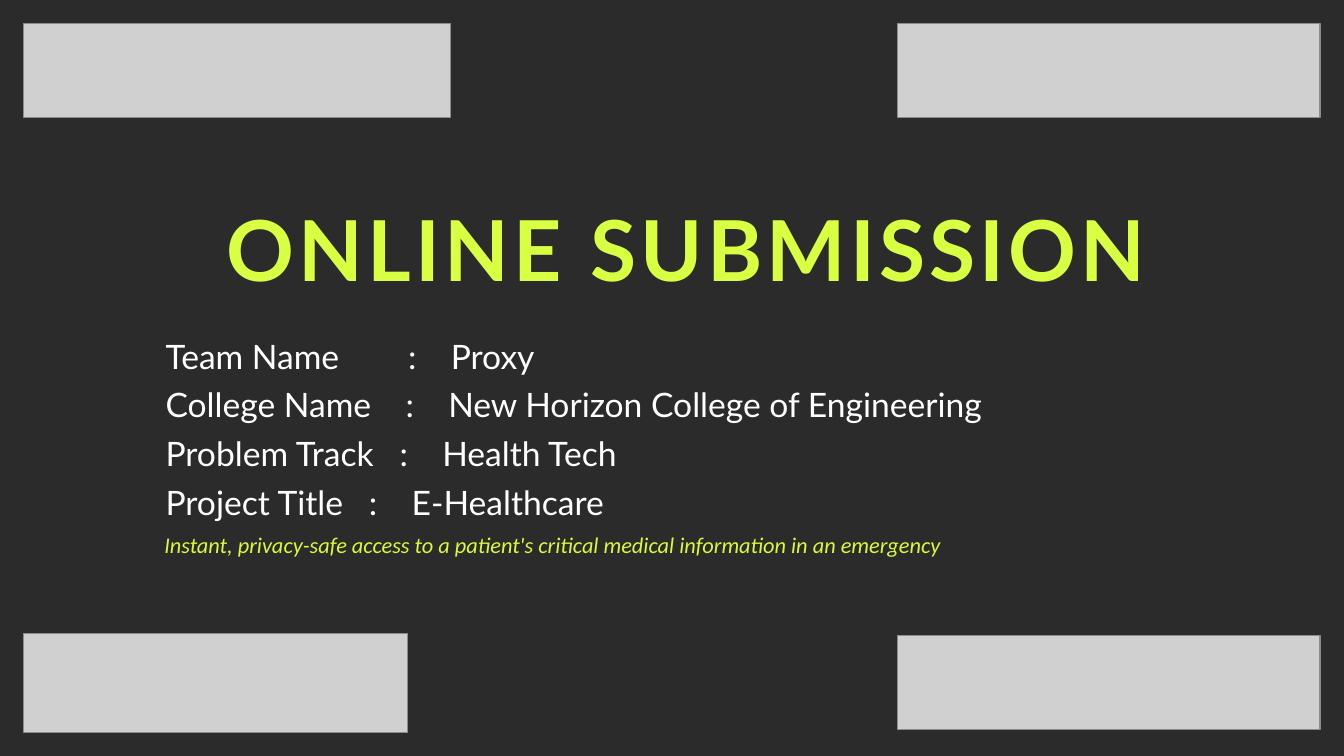
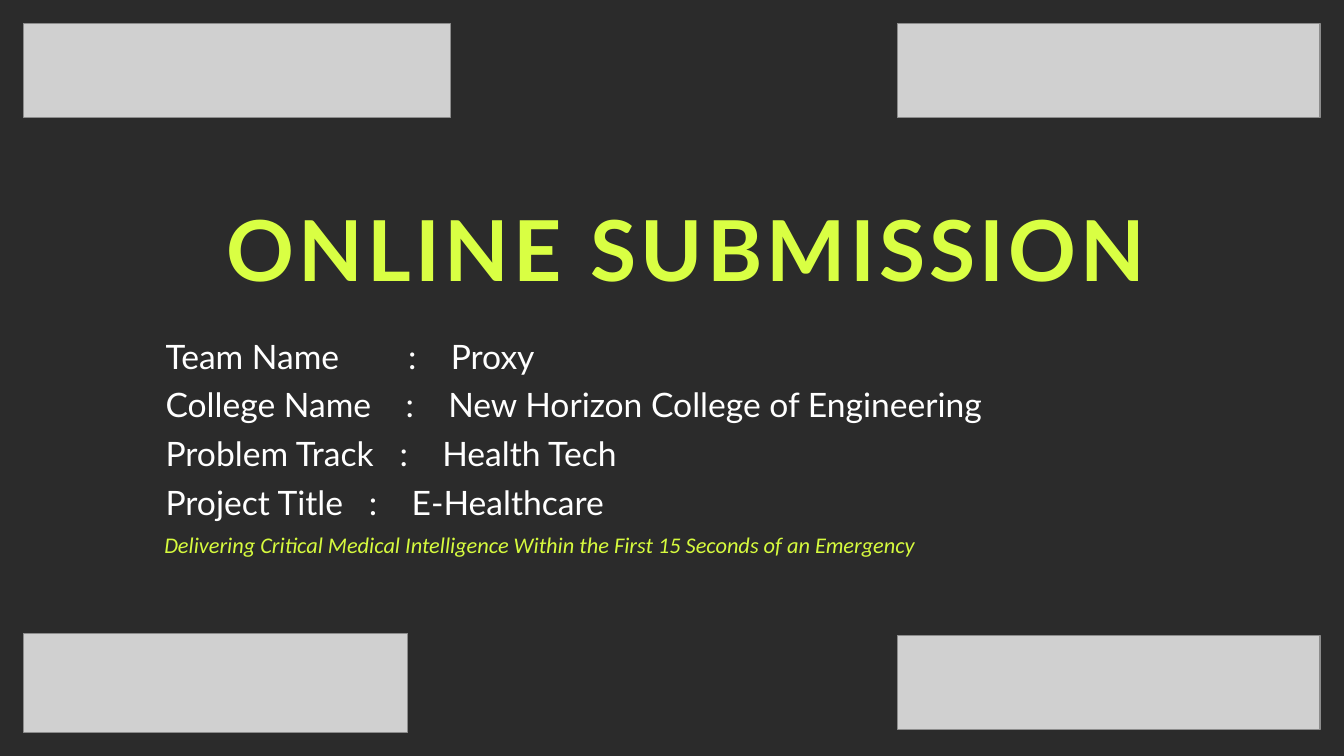
Before and after one commit to yogeshwaran2344/e-healthcare, a slide deck: slide 1 of Khacks_4.0_Proxy_Submission.pptx. Drawn at 1344x756 pixels with LibreOffice and Linux fonts; fonts in the diff are those of the drawing; grey boxes stand for pictures; background and template pictures are left out; a plain dark background stands for a picture behind light text. Boxes give left, top, right and bottom in pixels: in the first picture for what was removed or moved away, otherwise in the second. Text is boxed around its words. In the diff, an @@ line names an element or a change of style, - is before the commit and + after.

```diff
--- a/Khacks_4.0_Proxy_Submission.pptx
+++ b/Khacks_4.0_Proxy_Submission.pptx
@@ text at (164, 537, 915, 557): text changed @@
-Instant, privacy-safe access to a patient's critical medical information in an emergency
+Delivering Critical Medical Intelligence Within the First 15 Seconds of an Emergency
```
Also in this commit, not shown: 6 other slides changed, 1 other file.
